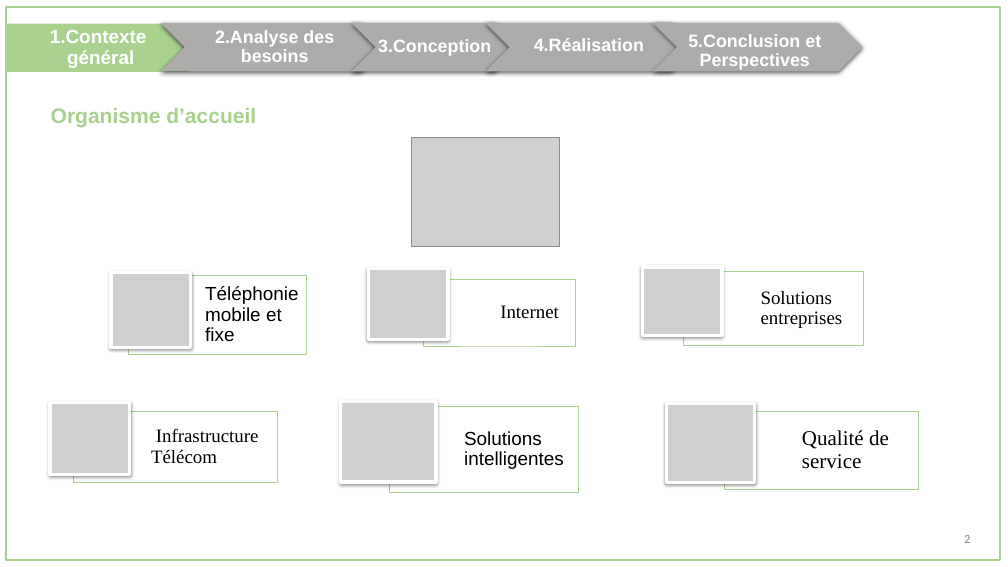
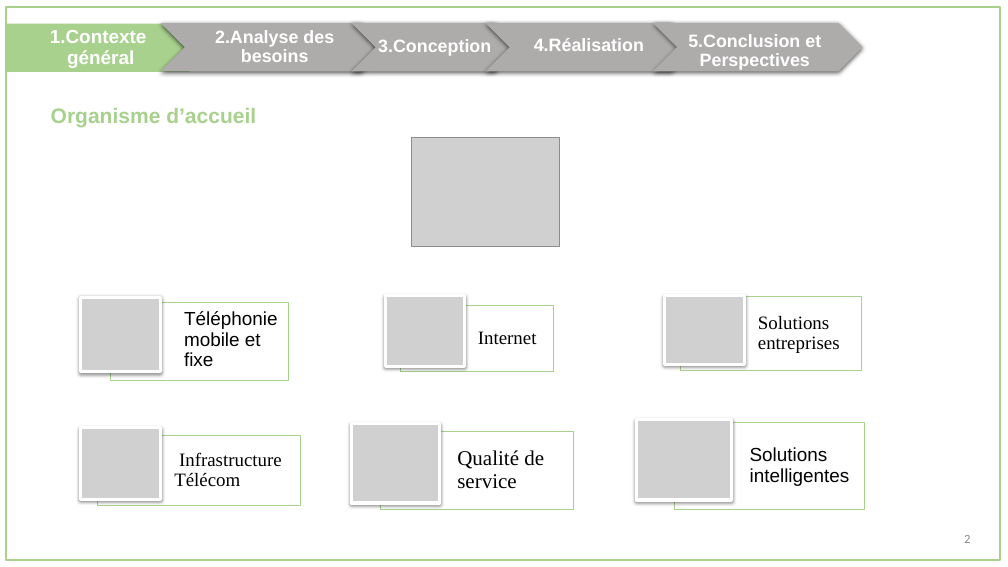
Before and after one commit to oussema1-hub/Rapport-Conception, a slide deck: slide 4 of presentation.pptx. Drawn at 1008x567 pixels with LibreOffice and Linux fonts; fonts in the diff are those of the drawing; grey boxes stand for pictures. Boxes give left, top, right and bottom in pixels: in the first picture for what was removed or moved away, otherwise in the second. Text is boxed around its words. In the diff, an @@ line names an element or a change of style, - is before the commit and + after.

Commit message:
last v présentation

```diff
--- a/presentation.pptx
+++ b/presentation.pptx
@@ picture added at <box>81,297,161,372</box> @@
@@ picture added at <box>385,296,465,366</box> @@
@@ picture added at <box>665,296,745,364</box> @@
@@ text "Solutions entreprises": place and size @@
-text "Solutions entreprises" at <box>761,291,843,328</box>
+text "Solutions entreprises" at <box>758,316,840,353</box>
@@ rectangle: place and size @@
-rectangle at <box>684,271,864,346</box>
+rectangle at <box>681,296,861,371</box>
@@ 2 texts, 2 rectangles: place and size @@
-2 texts, 2 rectangles at <box>128,276,576,355</box>
+2 texts, 2 rectangles at <box>110,302,554,381</box>
@@ group removed at <box>50,267,755,482</box>: 6 pictures @@
@@ picture added at <box>81,428,161,500</box> @@
@@ text "Infrastructure Télécom": place and size @@
-text "Infrastructure Télécom" at <box>151,428,259,464</box>
+text "Infrastructure Télécom" at <box>174,452,282,487</box>
@@ rectangle: place and size @@
-rectangle at <box>74,411,278,482</box>
+rectangle at <box>98,435,301,505</box>
@@ picture added at <box>352,424,440,504</box> @@
@@ rectangle: place and size @@
-rectangle at <box>389,406,579,493</box>
+rectangle at <box>380,431,574,509</box>
@@ text "Qualité de service": place and size @@
-text "Qualité de service" at <box>802,430,889,469</box>
+text "Qualité de service" at <box>457,450,544,489</box>
@@ picture added at <box>637,420,732,500</box> @@
@@ text "Solutions intelligentes": place and size @@
-text "Solutions intelligentes" at <box>464,431,564,469</box>
+text "Solutions intelligentes" at <box>750,447,850,486</box>
@@ rectangle: place and size @@
-rectangle at <box>725,411,919,489</box>
+rectangle at <box>675,423,864,510</box>
```
Also in this commit, not shown: 29 other slides changed, 2 slides removed, 1 other file.
